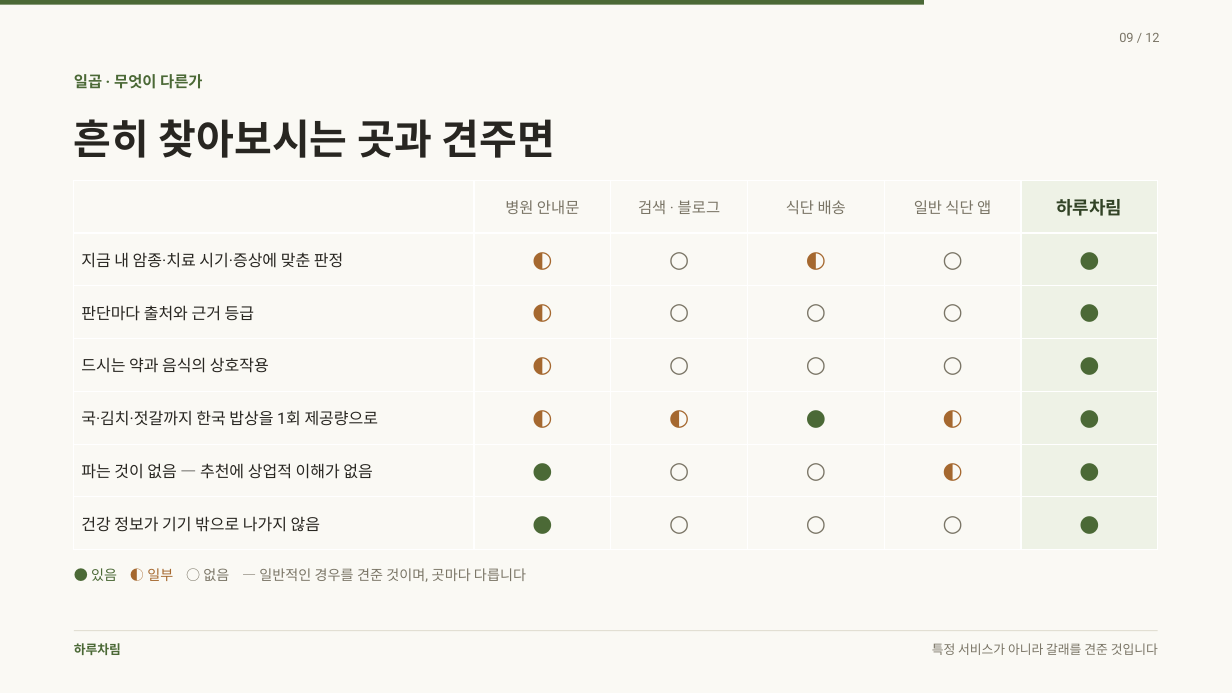
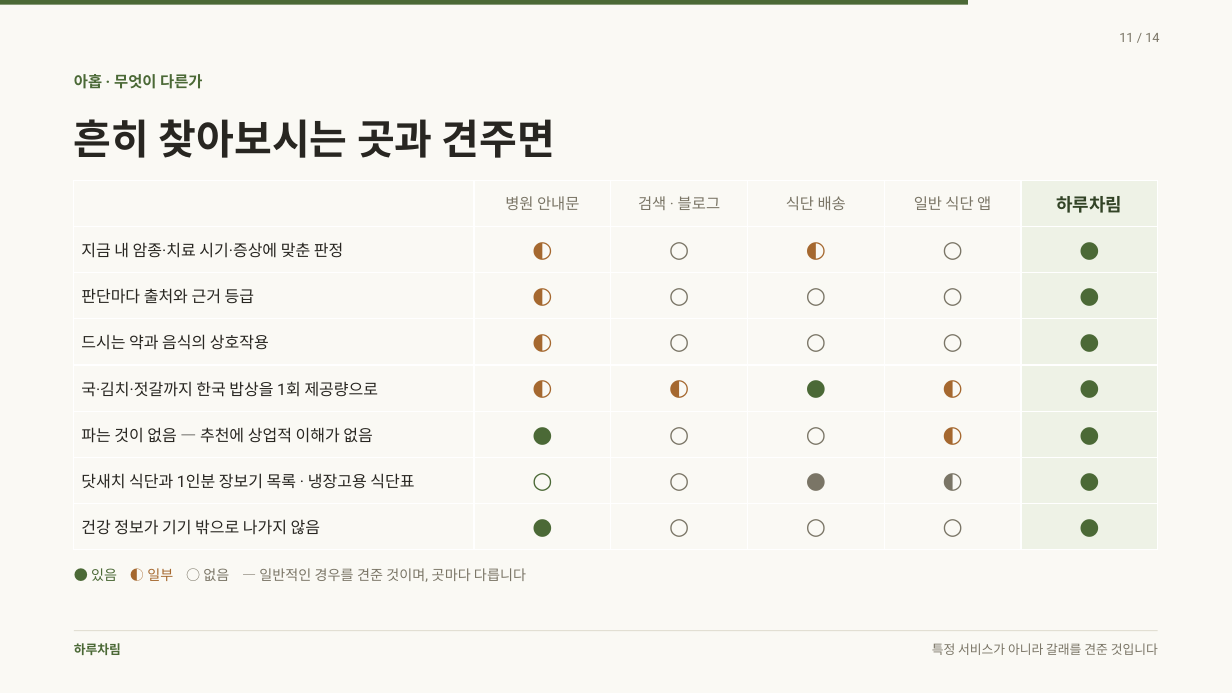
Before and after one commit to rohkwangwon-lang/harucharim-app, a slide deck: slide 11 of docs/홍보/하루차림-발표.pptx (slide 9 before the commit). Drawn at 1232x693 pixels with LibreOffice and Linux fonts; fonts in the diff are those of the drawing. Boxes give left, top, right and bottom in pixels: in the first picture for what was removed or moved away, otherwise in the second. Text is boxed around its words. In the diff, an @@ line names an element or a change of style, - is before the commit and + after.

```diff
--- a/docs/홍보/하루차림-발표.pptx
+++ b/docs/홍보/하루차림-발표.pptx
@@ rectangle: place and size @@
-rectangle at bbox=[0, 0, 924, 5]
+rectangle at bbox=[0, 0, 969, 5]
@@ text at bbox=[1119, 33, 1159, 42]: text changed @@
-09 / 12
+11 / 14
@@ text at bbox=[74, 74, 202, 89]: text changed @@
-일곱 · 무엇이 다른가
+아홉 · 무엇이 다른가
@@ table at bbox=[74, 180, 1158, 550] @@
+row 7: 닷새치 식단과 1인분 장보기 목록 · 냉장고용 식단표 | ○ | ○ | ● | ◐ | ●
```
Also in this commit, not shown: 11 other slides changed, 2 slides added, 16 other files.
